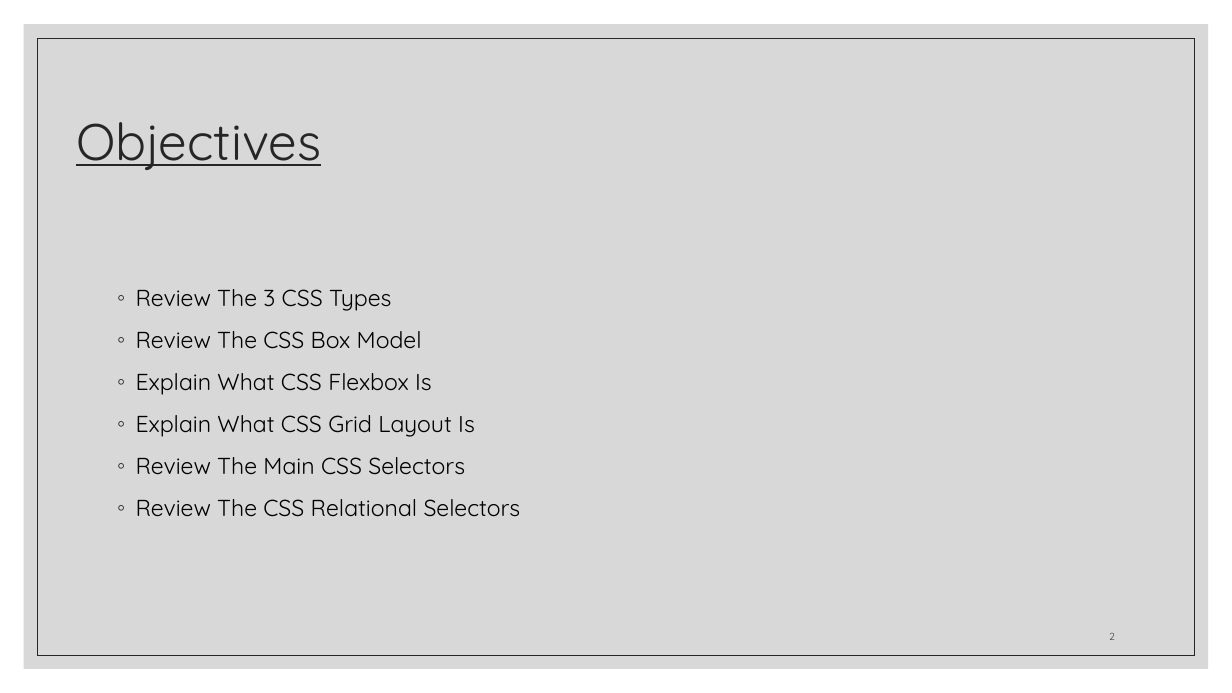
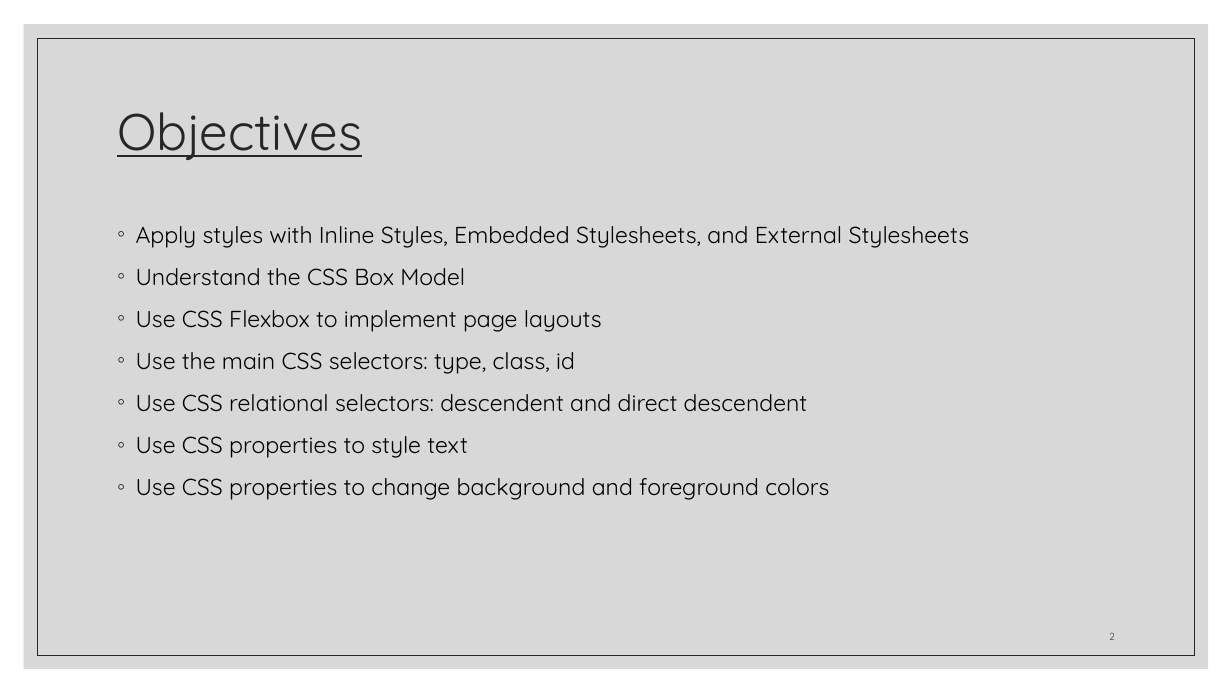
Before and after one commit to zackstotts/base-node-curriculum, a slide deck: slide 2 of unit_00/html_review/03 CSS.pptx. Drawn at 1232x693 pixels with LibreOffice and Linux fonts; fonts in the diff are those of the drawing. Boxes give left, top, right and bottom in pixels: in the first picture for what was removed or moved away, otherwise in the second. Text is boxed around its words. In the diff, an @@ line names an element or a change of style, - is before the commit and + after.

```diff
--- a/unit_00/html_review/03 CSS.pptx
+++ b/unit_00/html_review/03 CSS.pptx
@@ title "Objectives": place and size @@
-title "Objectives" at (76, 122, 321, 170)
+title "Objectives" at (117, 112, 362, 160)
@@ text at (136, 226, 970, 500): text changed @@
-◦ Review The 3 CSS Types
-◦ Review The CSS Box Model
-◦ Explain What CSS Flexbox Is
-◦ Explain What CSS Grid Layout Is
-◦ Review The Main CSS Selectors
-◦ Review The CSS Relational Selectors
+◦ Apply styles with Inline Styles, Embedded Stylesheets, and External Stylesheets
+◦ Understand the CSS Box Model
+◦ Use CSS Flexbox to implement page layouts
+◦ Use the main CSS selectors: type, class, id
+◦ Use CSS relational selectors: descendent and direct descendent
+◦ Use CSS properties to style text
+◦ Use CSS properties to change background and foreground colors
```
Also in this commit, not shown: 28 other slides changed, 9 slides added, 2 slides removed.
